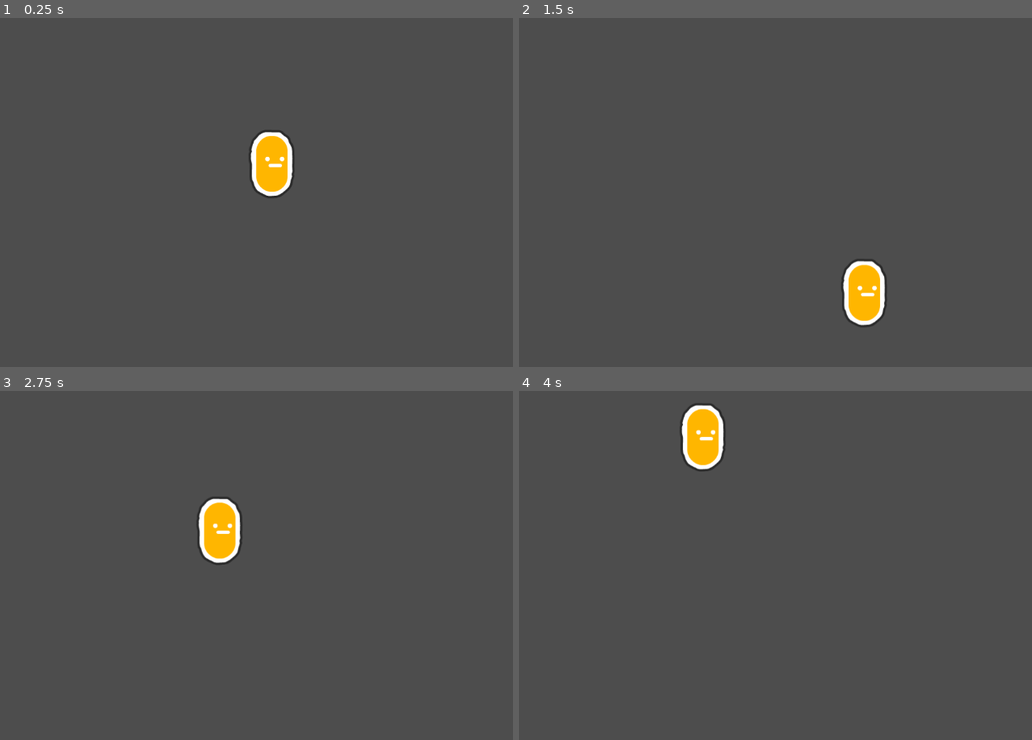
Above: before the commit, frames 1-4 (two rows, left to right).
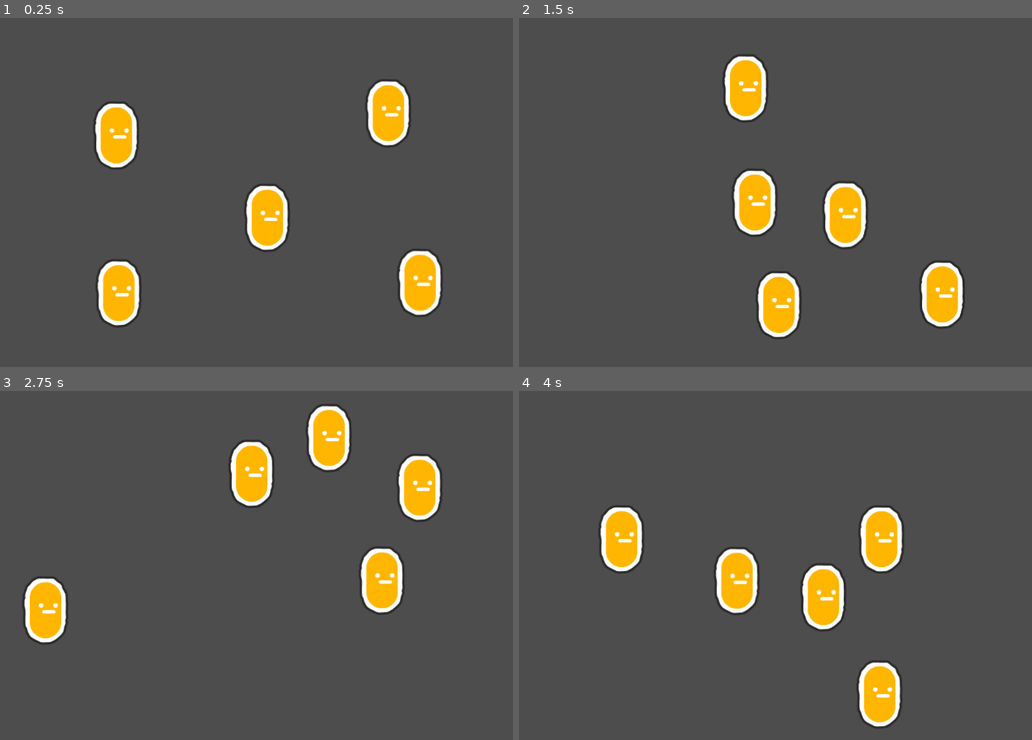
Above: after the commit, the same moments.

Repository: Simonoob/utilityAI001
Game: Godot game, scene res://scenes/mainScene.tscn
Two runs of this game, one before a commit and one after it. Both use one fixed random seed, a clock stepped at 60 frames per second and the inputs below.
Inputs:
- Up to frame 1 (0.25 s): no input
- Up to frame 2 (1.5 s): no input
- Up to frame 3 (2.75 s): no input
- Up to frame 4 (4 s): no input

The runs differ from the first frame. In frame 1, 8.4% of the frame differs, in the area x 18-87%, y 17-89%; in frame 2, 8.6%, in the area x 39-87%, y 10-92%; in frame 3, 8.6%; in frame 4, 8.6%.

Commit message:
feat(character behaviour): add avoidance from other characters as action

Diff:
--- a/scenes/mainScene.tscn
+++ b/scenes/mainScene.tscn
@@ -4,10 +4,24 @@
 [ext_resource type="Script" path="res://scripts/blackboard.gd" id="2_37aqr"]
 
 [node name="rootNode" type="Node2D"]
+script = ExtResource("2_37aqr")
+
+[node name="basicCharacter2" parent="." node_paths=PackedStringArray("blackBoard") instance=ExtResource("1_amnr8")]
+position = Vector2(302, 200)
+blackBoard = NodePath("..")
 
 [node name="basicCharacter" parent="." node_paths=PackedStringArray("blackBoard") instance=ExtResource("1_amnr8")]
-position = Vector2(567, 282)
-blackBoard = NodePath("../BlackBoard")
+position = Vector2(845, 517)
+blackBoard = NodePath("..")
 
-[node name="BlackBoard" type="Node2D" parent="."]
-script = ExtResource("2_37aqr")
+[node name="basicCharacter3" parent="." node_paths=PackedStringArray("blackBoard") instance=ExtResource("1_amnr8")]
+position = Vector2(777, 186)
+blackBoard = NodePath("..")
+
+[node name="basicCharacter4" parent="." node_paths=PackedStringArray("blackBoard") instance=ExtResource("1_amnr8")]
+position = Vector2(297, 534)
+blackBoard = NodePath("..")
+
+[node name="basicCharacter5" parent="." node_paths=PackedStringArray("blackBoard") instance=ExtResource("1_amnr8")]
+position = Vector2(561, 365)
+blackBoard = NodePath("..")
--- a/scripts/basic_character.gd
+++ b/scripts/basic_character.gd
@@ -1,4 +1,4 @@
-extends CharacterBody2D
+class_name BasicCharacter extends CharacterBody2D
 
 
 const SPEED = 300.0
@@ -17,13 +17,23 @@
 	'action_fn': move_away_from_edge,
 	'value_fn': get_move_away_from_edge_score
 	},
+	{
+	'action_fn': move_away_from_closest_character,
+	'value_fn': get_move_away_from_closest_character_score
+	},
 ]
 
 func get_idle_score():
 	return RandomNumberGenerator.new().randf_range(0.5,0.9)
 
 func get_move_away_from_edge_score():
-	return blackBoard.get_distance_from_closest_edge(global_position)
+	return blackBoard.get_distance_from_closest_edge_score(global_position)
+
+func get_move_away_from_closest_character_score():
+	return blackBoard.get_closest_character_distance_score(self)
+
+
+
 func sort_descending(a, b):
 	if a.value > b.value:
 		return true
@@ -65,3 +75,10 @@
 	lastDirection = direction
 
 	velocity = direction * SPEED
+
+func move_away_from_closest_character():
+	var closest_character = blackBoard.get_closest_character(self)
+	var direction = (-global_position.direction_to(closest_character.global_position) + lastDirection).normalized()
+	lastDirection = direction
+
+	velocity = direction * SPEED
--- a/scripts/blackboard.gd
+++ b/scripts/blackboard.gd
@@ -11,11 +11,21 @@
 
 
 # Called every frame. 'delta' is the elapsed time since the previous frame.
-func _process(delta):
+func _process(_delta):
 	pass
 
+# EASING FUNCTIONS
+func ease_in_circ(x: float) -> float:
+	return 1 - sqrt(1 - pow(x, 2));
 
-func get_distance_from_closest_edge(target_position: Vector2):
+func ease_in_quad(x: float) -> float:
+	return x*x
+
+func ease_in_quart(x: float) -> float:
+	return pow(x, 4)
+#-----------
+
+func get_distance_from_closest_edge_score(target_position: Vector2):
 	#----------- get the edges rect
 	var viewport_rect: Rect2 = get_viewport_rect()
 	#----------- get the rect center
@@ -39,7 +49,7 @@
 		]
 
 	#----------- get the closest edge
-	var closest_edge_point: Vector2 = Vector2.ZERO
+	var closest_edge_point: Vector2 = Vector2.INF
 	for edge : Vector2 in edges:
 		if edge.distance_to(target_position) < target_position.distance_to(closest_edge_point):
 			closest_edge_point = edge
@@ -61,3 +71,36 @@
 
 	#-----------		example: point is closest to the right edge: rect_center becomes Vector2(center.x, point.y)
 	#-----------	normalized_distance_from_closest_edge = distance_point_edge / distance_t_center_edge
+
+
+func get_all_children(in_node, array := []):
+	array.push_back(in_node)
+	for child in in_node.get_children():
+		array = get_all_children(child, array)
+	return array
+
+func get_closest_character(target_character: BasicCharacter):
+	#-----------	get all characters
+	var characters:Array[BasicCharacter] = []
+	var scene_nodes = get_all_children(get_tree().get_root())
+	for node in scene_nodes:
+		if node is BasicCharacter and node != target_character:
+			characters.push_back(node)
+	#-----------	get closest character
+	var closest_character: BasicCharacter
+	for character in characters:
+		if character.global_position.distance_to(target_character.global_position) < target_character.global_position.distance_to(
+			Vector2.INF if closest_character == null else closest_character.global_position
+			):
+			closest_character = character
+	return closest_character
+
+
+
+func get_closest_character_distance_score(target_character:BasicCharacter):
+	var closest_character = get_closest_character(target_character)
+	var distance = target_character.global_position.distance_to(closest_character.global_position)
+
+	#----------- max distance = viewport diagonal
+	var max_distance = sqrt(pow(get_viewport_rect().size.x,2) + pow(get_viewport_rect().size.y,2))
+	return ease_in_quart(1.0 - distance / max_distance)
